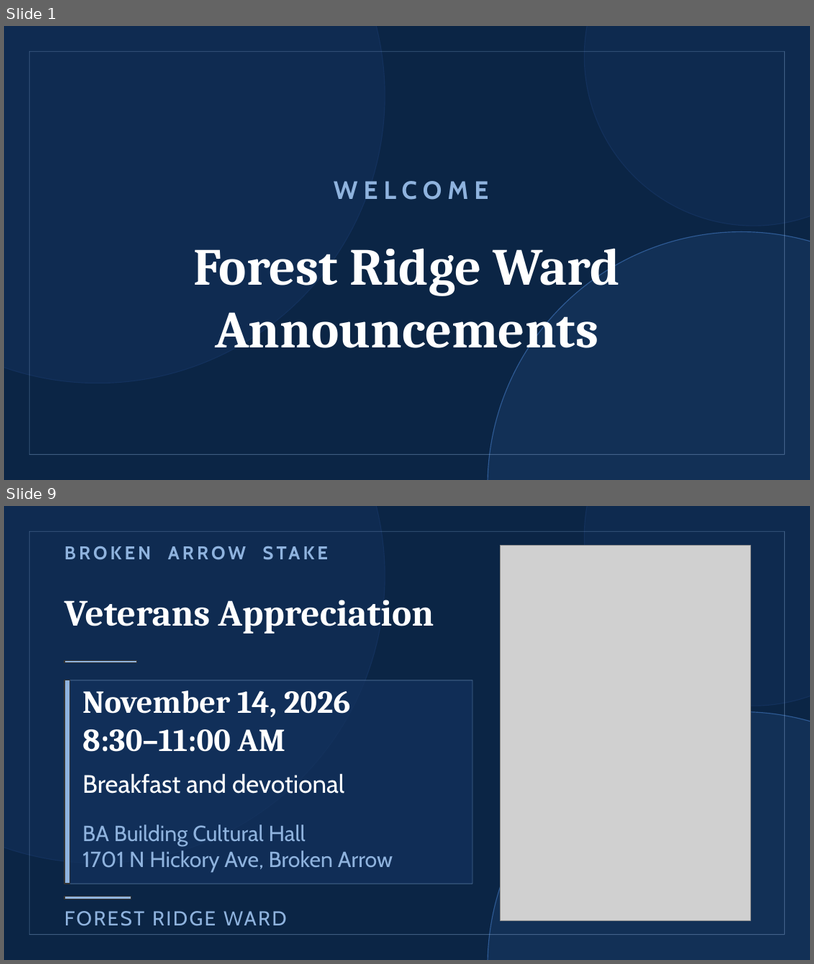
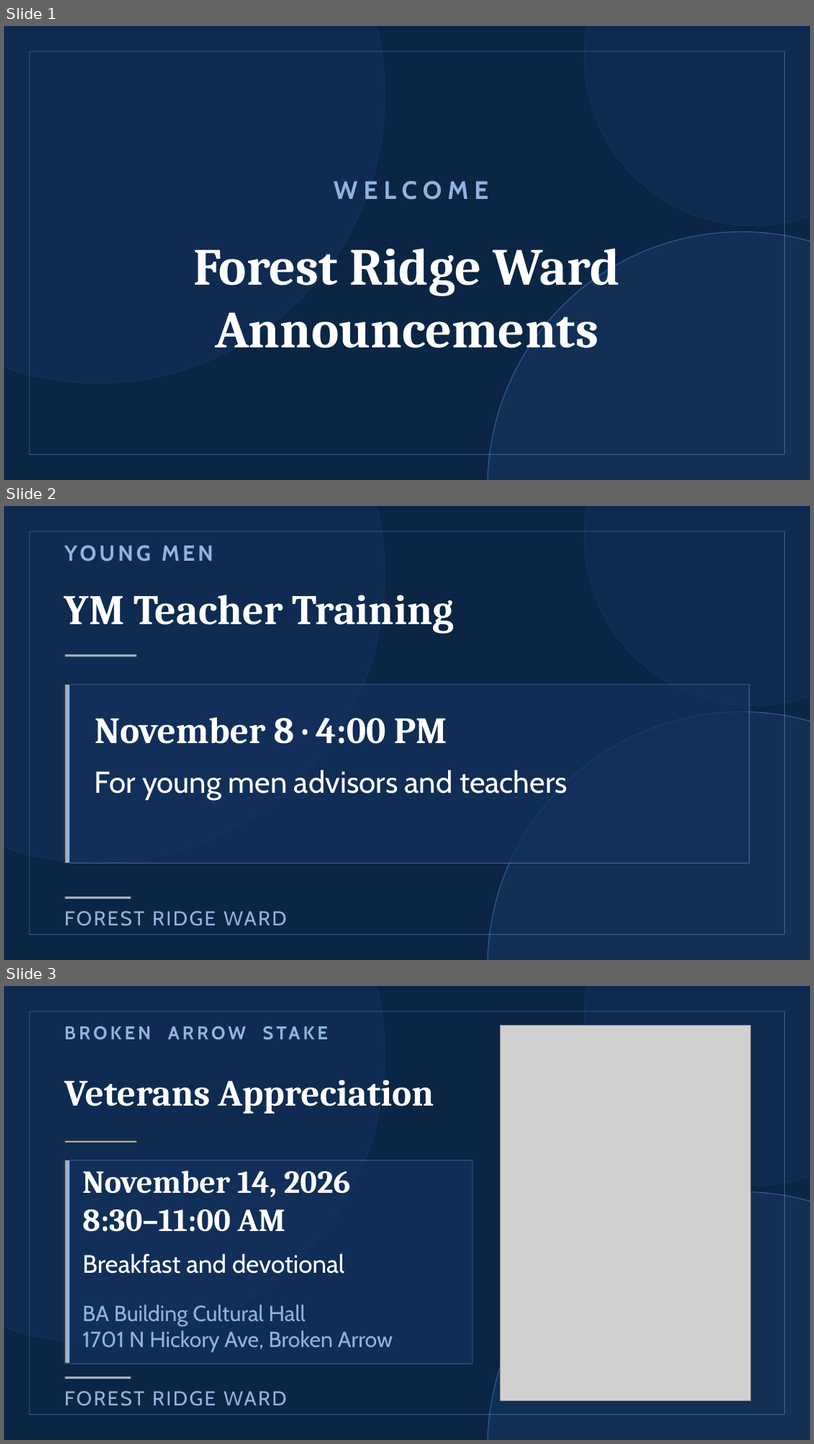
Before and after one commit to forest-ridge-ward-announcements/forest-ridge-ward-announcements, a slide deck: Forest Ridge Ward Announcements Editor.pptx. Shown one above the other, each under a label of ours: slides 1 and 9 before the commit, slides 1, 2 and 3 after it; the slides between them are not shown. The pictures are 814x964 and 814x1444 pixels, drawn with LibreOffice and Linux fonts; fonts in the diff are those of the drawing; grey boxes stand for pictures. Boxes give left, top, right and bottom in pixels: in the first picture for what was removed or moved away, otherwise in the second. Text is boxed around its words. In the diff, an @@ line names an element or a change of style, - is before the commit and + after.

```diff
--- a/Forest Ridge Ward Announcements Editor.pptx
+++ b/Forest Ridge Ward Announcements Editor.pptx
@@ slide 2 added at (x1=4, y1=506, x2=810, y2=960), background #0B2545 @@
@@ ellipse added at (x1=4, y1=506, x2=385, y2=863), fill #13315C at 55% opacity, outline #13315C 1 pt @@
@@ ellipse added at (x1=585, y1=506, x2=810, y2=705), fill #13315C at 45% opacity, outline #13315C 1 pt @@
@@ rectangle added at (x1=29, y1=531, x2=785, y2=934), outline #8FB3DE 0.75 pt @@
@@ text added at (x1=64, y1=545, x2=214, y2=561), 26 pt, text #8FB3DE, bold @@
+YOUNG MEN
@@ title added at (x1=64, y1=595, x2=454, y2=633), 50 pt, text #FFFFFF, bold @@
+YM Teacher Training
@@ rectangle added at (x1=64, y1=654, x2=137, y2=656), fill #8FB3DE, outline #333333 1 pt @@
@@ rectangle added at (x1=64, y1=685, x2=750, y2=863), fill #13315C at 75% opacity, outline #8FB3DE 0.75 pt @@
@@ rectangle added at (x1=64, y1=685, x2=70, y2=863), fill #8FB3DE, outline #333333 1 pt @@
@@ text added at (x1=95, y1=717, x2=448, y2=744), 44 pt, text #FFFFFF, bold @@
+November 8 · 4:00 PM
@@ ellipse added at (x1=488, y1=712, x2=810, y2=960), fill #2E5A94 at 22% opacity, outline #2E5A94 1 pt @@
@@ text added at (x1=95, y1=770, x2=568, y2=800), 36 pt, text #FFFFFF @@
+For young men advisors and teachers
@@ rectangle added at (x1=64, y1=896, x2=131, y2=898), fill #8FB3DE, outline #333333 1 pt @@
@@ text added at (x1=64, y1=911, x2=287, y2=926), 24 pt, text #8FB3DE @@
+FOREST RIDGE WARD
@@ what was slide 9 is now slide 3 @@
```
Also in this commit, not shown: 1 slide changed, 1 other slide added, 6 slides removed, 7 other files.
